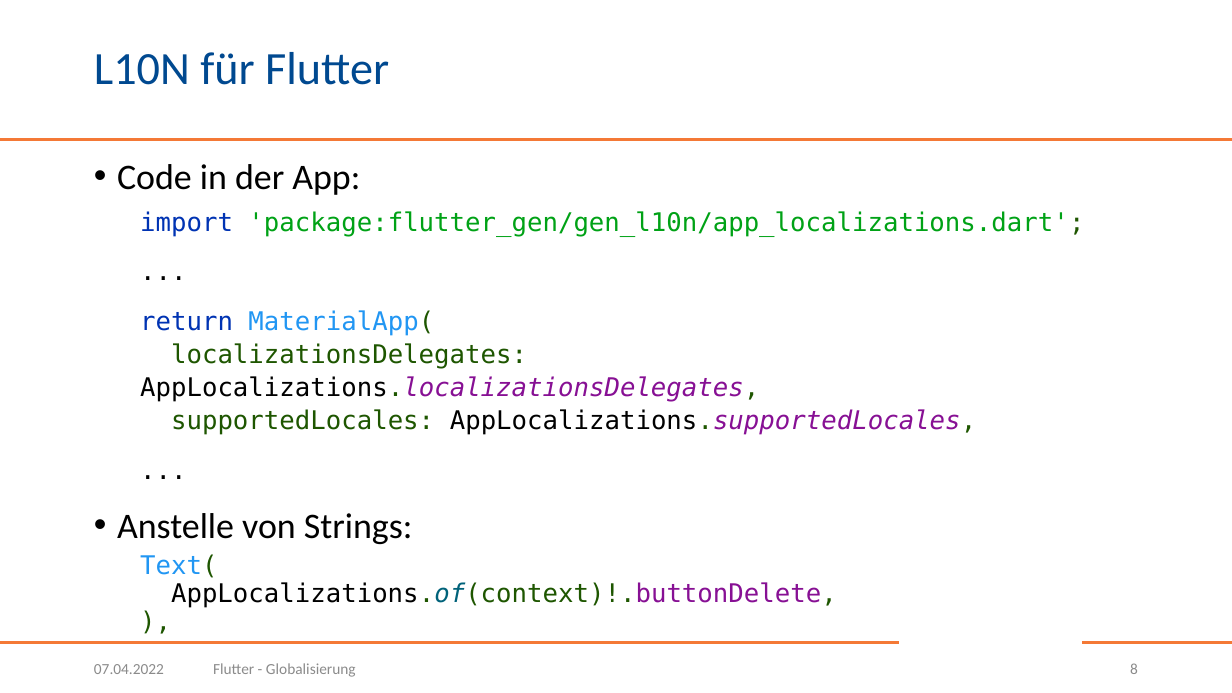
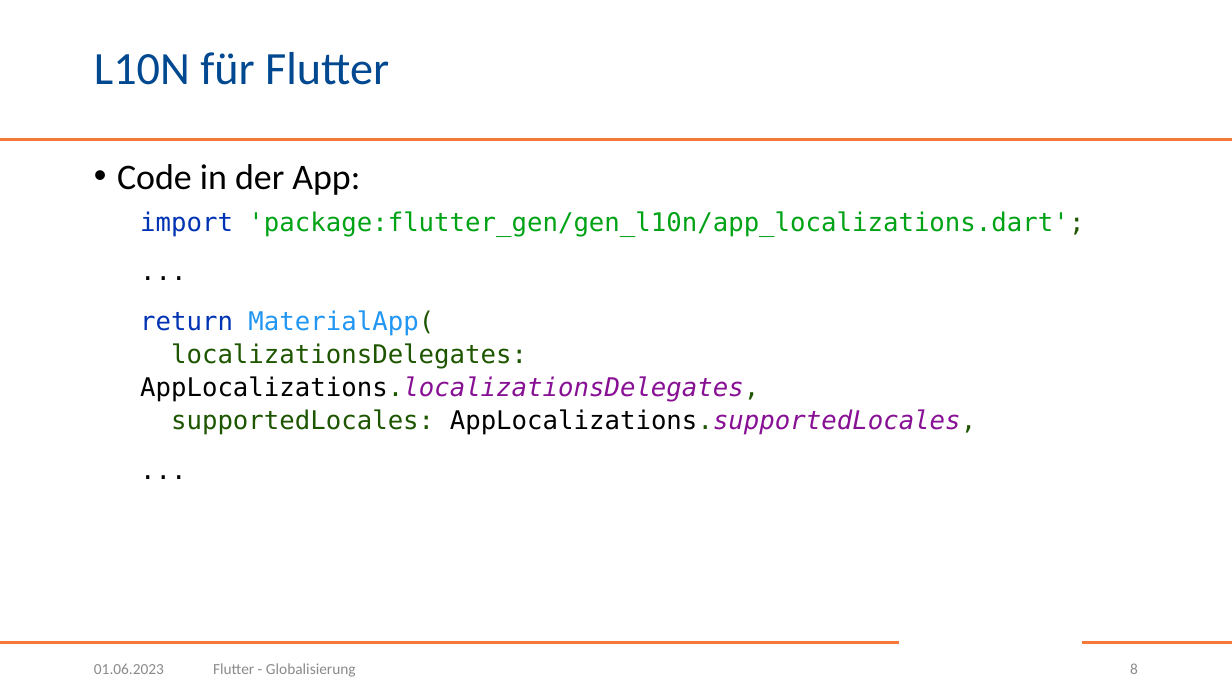
Before and after one commit to BogyMitutoyoCTL/DecisionMakingApp, a slide deck: slide 8 of presentations/Globalisierung.pptx. Drawn at 1232x693 pixels with LibreOffice and Linux fonts; fonts in the diff are those of the drawing; background and template pictures are left out. Boxes give left, top, right and bottom in pixels: in the first picture for what was removed or moved away, otherwise in the second. Text is boxed around its words. In the diff, an @@ line names an element or a change of style, - is before the commit and + after.

```diff
--- a/presentations/Globalisierung.pptx
+++ b/presentations/Globalisierung.pptx
@@ text at [117, 513, 837, 608]: paragraphs removed @@
-• Anstelle von Strings:
-  Text(
-  AppLocalizations.of(context)!.buttonDelete,
-  ),
@@ text at [94, 663, 164, 674]: text changed @@
-07.04.2022
+01.06.2023
```
Also in this commit, not shown: 10 other slides changed, 1 slide added.
